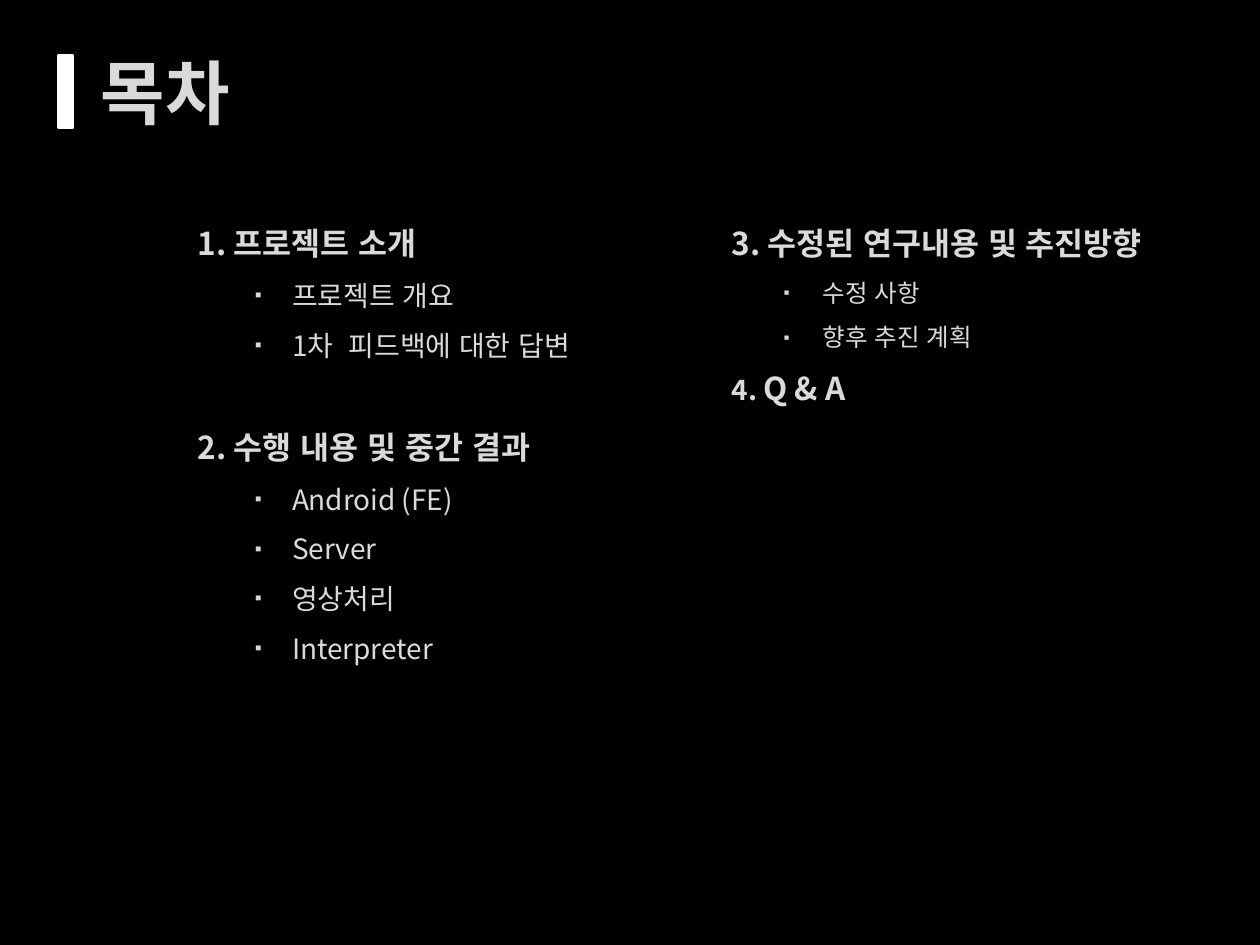
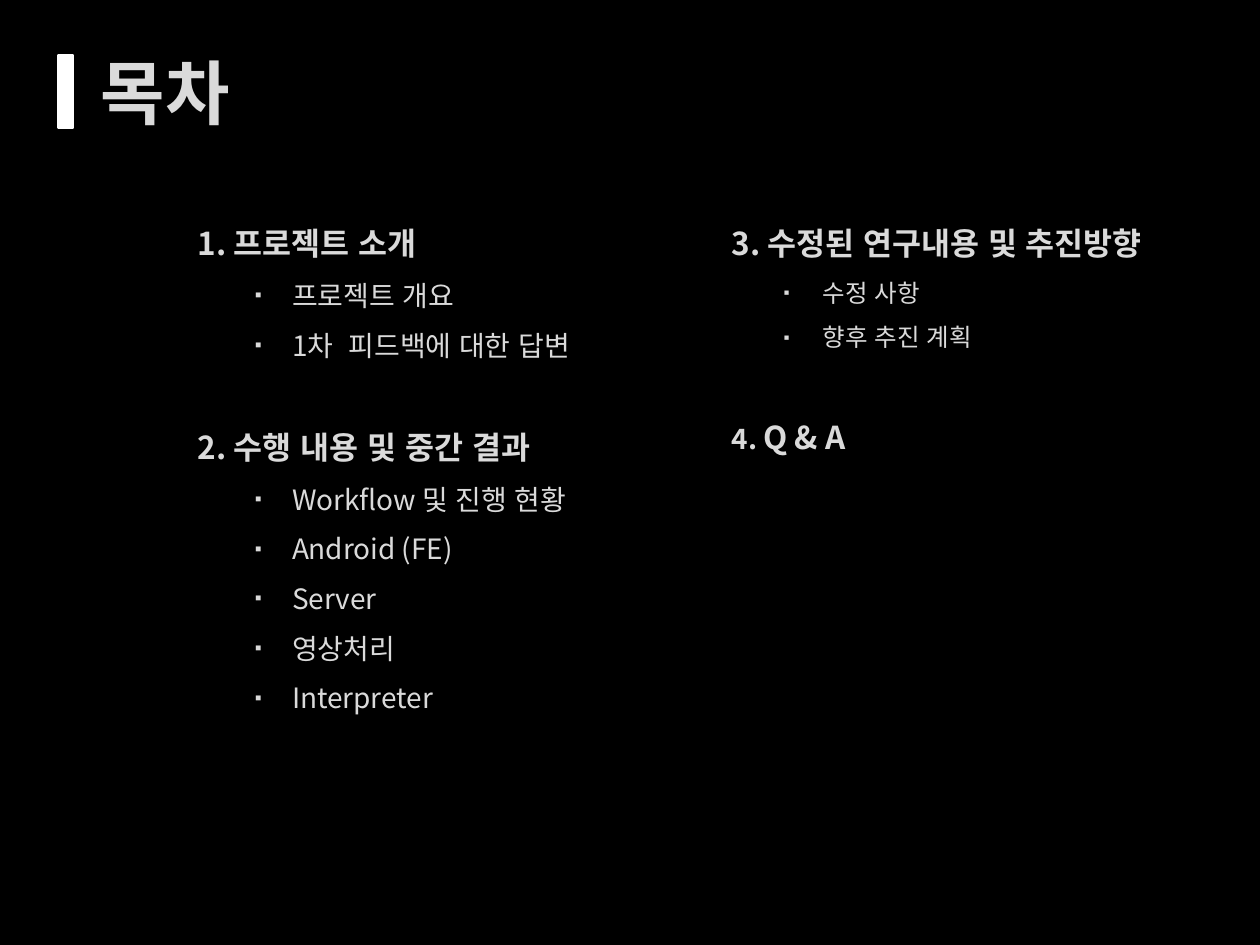
Before and after one commit to kookmin-sw/2018-cap1-2, a slide deck: slide 2 of doc/COWAY-mid-1.5.pptx. Drawn at 1260x945 pixels with LibreOffice and Linux fonts; fonts in the diff are those of the drawing; background and template pictures are left out. Boxes give left, top, right and bottom in pixels: in the first picture for what was removed or moved away, otherwise in the second. Text is boxed around its words. In the diff, an @@ line names an element or a change of style, - is before the commit and + after.

```diff
--- a/doc/COWAY-mid-1.5.pptx
+++ b/doc/COWAY-mid-1.5.pptx
@@ text "3. 수정된 연구내용 및 추진방향" rewrapped from <box>732,228,1142,407</box> to <box>732,228,1142,456</box> @@
@@ text at <box>292,486,566,512</box>: paragraph added @@
+  ▪ Workflow 및 진행 현황
```
Also in this commit, not shown: 3 other slides changed.
